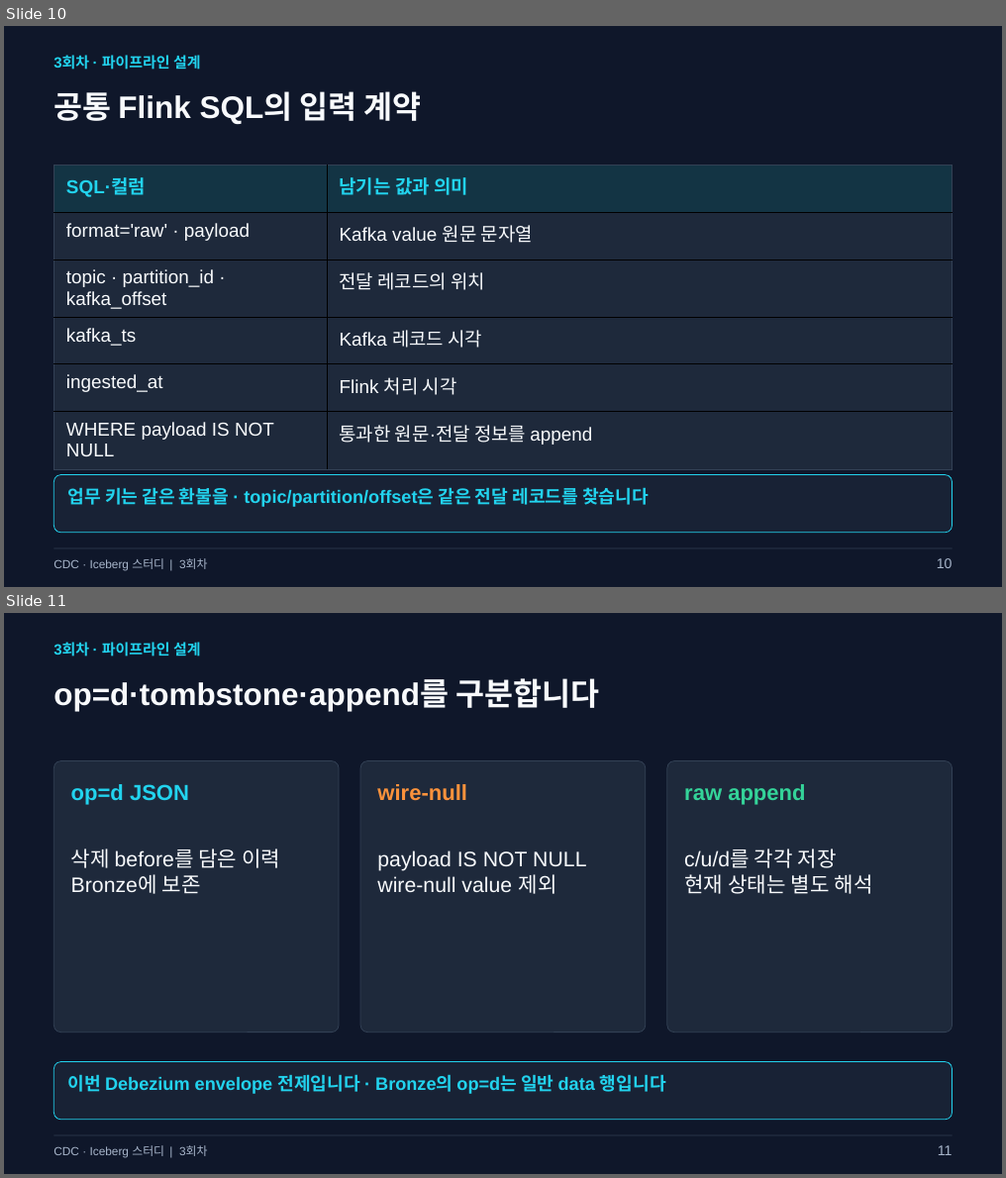
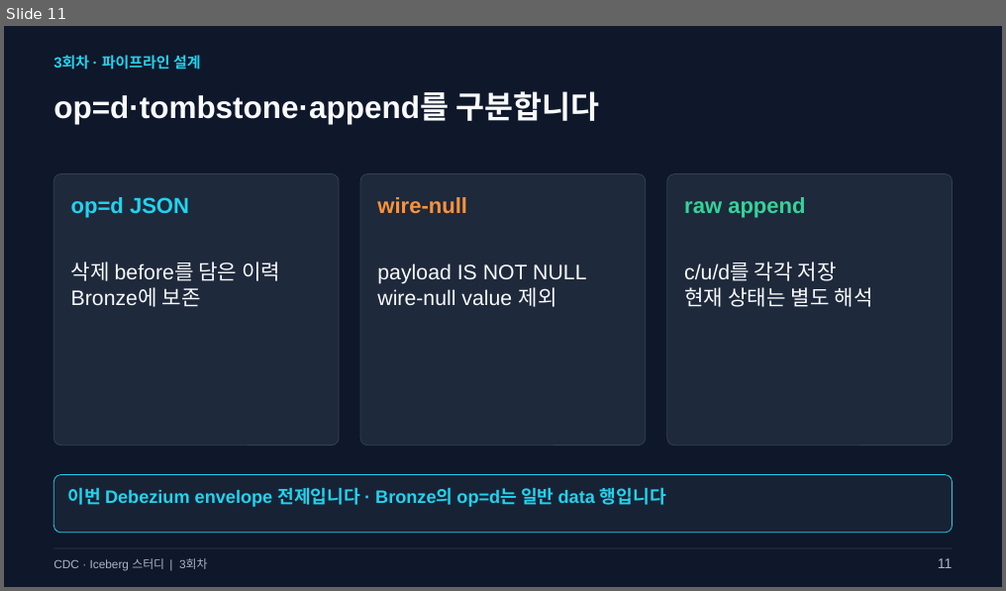
Before and after one commit to kim-dabin/cdc-lakehouse-study, a slide deck: labs/session03/slides/03-session03.pptx. Shown one above the other, each under a label of ours: slides 10 and 11 before the commit, slide 11 after it. The pictures are 1006x1178 and 1006x591 pixels, drawn with LibreOffice and Linux fonts; fonts in the diff are those of the drawing. Boxes give left, top, right and bottom in pixels: in the first picture for what was removed or moved away, otherwise in the second. Text is boxed around its words. In the diff, an @@ line names an element or a change of style, - is before the commit and + after.

Commit message:
Clarify Session 03 Flink roles and example table relationships

```diff
--- a/labs/session03/slides/03-session03.pptx
+++ b/labs/session03/slides/03-session03.pptx
@@ slide 10 removed at (4,26,1002,587), background #0F172A @@
@@ text removed at (54,55,201,70) @@
-3회차 · 파이프라인 설계
@@ text removed at (54,91,422,124) @@
-공통 Flink SQL의 입력 계약
@@ table removed at (54,165,952,461), 6 rows, 2 columns @@
-SQL·컬럼 | 남기는 값과 의미
-format='raw' · payload | Kafka value 원문 문자열
-topic · partition_id · kafka_offset | 전달 레코드의 위치
-kafka_ts | Kafka 레코드 시각
-ingested_at | Flink 처리 시각
-WHERE payload IS NOT NULL | 통과한 원문·전달 정보를 append
@@ rounded rectangle removed at (54,475,952,533) @@
@@ text removed at (68,487,648,507) @@
-업무 키는 같은 환불을 · topic/partition/offset은 같은 전달 레코드를 찾습니다
@@ text removed at (54,559,207,571) @@
-CDC · Iceberg 스터디 | 3회차
@@ rectangle removed at (54,549,952,550) @@
@@ text removed at (937,559,952,569) @@
-10
```
Also in this commit, not shown: 3 slides changed, 1 slide added, 7 other files.
